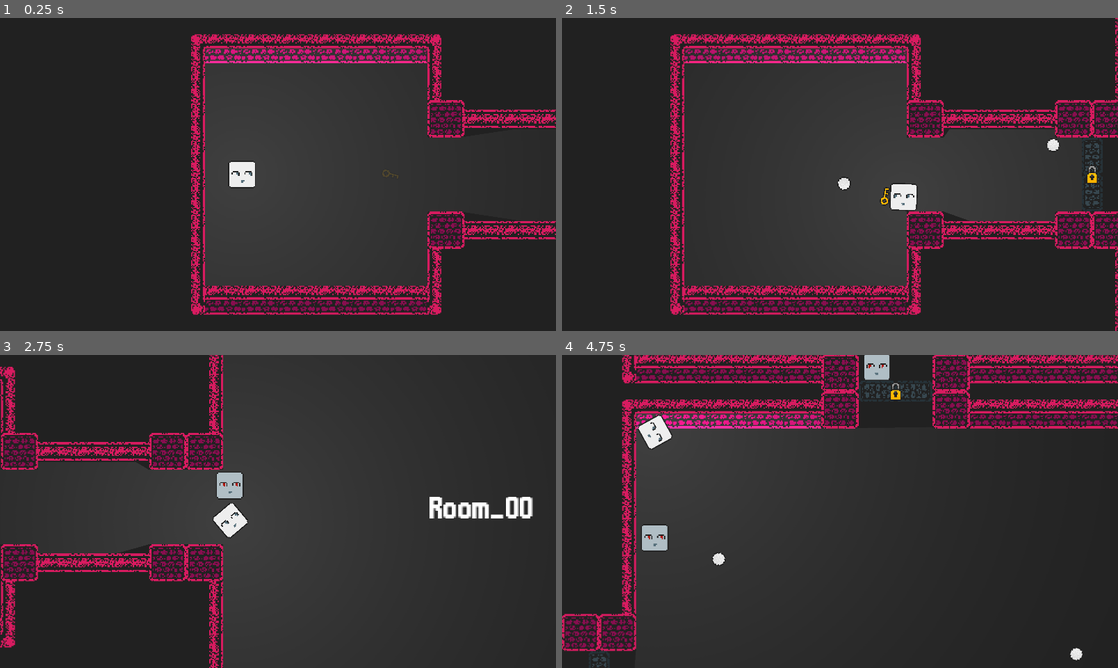
Above: before the commit, frames 1-4 (two rows, left to right).
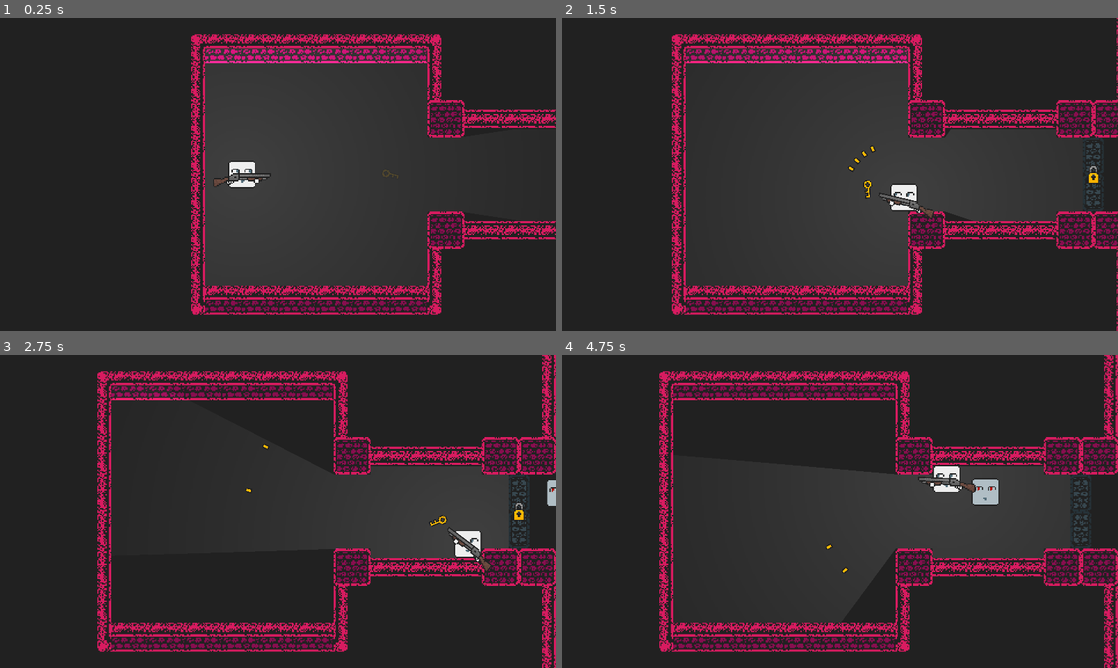
Above: after the commit, the same moments.

Repository: desyatkoff/shapekilla
Game: Godot game, scene res://world.tscn
The game is run twice, just before and just after one commit, with the same random seed, the same clock (stepped at 60 frames per second) and the same inputs.
Inputs (mouse positions are in pixels of both pictures, inside the frame that each line leads up to):
- Up to frame 1 (0.25 s): no input
- Up to frame 2 (1.5 s): move the mouse to (962, 158) at 0.52 s; hold D (right) 0.53-1.28 s; click (962, 158) at 0.6 s; move the mouse to (728, 190) at 1.27 s; hold S (down) from 1.28 s (still down); click (728, 190) at 1.35 s
- Up to frame 3 (2.75 s): move the mouse to (333, 442) at 2.02 s; release S (down) at 2.03 s; hold D (right) from 2.03 s (still down); click (333, 442) at 2.1 s
- Up to frame 4 (4.75 s): move the mouse to (812, 574) at 2.77 s; release D (right) at 2.78 s; hold W (up) 2.78-3.53 s; click (812, 574) at 2.85 s; move the mouse to (1006, 558) at 3.52 s; hold A (left) from 3.53 s (still down); click (1006, 558) at 3.6 s; move the mouse to (673, 464) at 4.27 s; click (673, 464) at 4.35 s

The runs differ from the first frame. In frame 1, 0.3% of the frame differs, in the area x 38-49%, y 48-54%; in frame 2, 8.9%; in frame 3, 19%; in frame 4, 25%, in the area x 0-100%, y 0-100%.

Commit message:
feat: shotgun + knockback

Diff:
--- a/character.gd
+++ b/character.gd
@@ -1,7 +1,7 @@
 extends CharacterBody2D
 class_name Character
 
-@onready var sprite = $Sprite2D
+@onready var body_sprite = $Body
 
 @export var max_speed = 80
 @export var acceleration = 40
--- a/character.tscn
+++ b/character.tscn
@@ -13,7 +13,7 @@
 wall_min_slide_angle = 0.0
 script = ExtResource("1_pjt0s")
 
-[node name="Sprite2D" type="Sprite2D" parent="." unique_id=2120351308]
+[node name="Body" type="Sprite2D" parent="." unique_id=2120351308]
 light_mask = 0
 
 [node name="CollisionShape2D" type="CollisionShape2D" parent="." unique_id=720041274]
--- a/enemy_character.gd
+++ b/enemy_character.gd
@@ -28,11 +28,11 @@
 	if fsm.state == fsm.states.chase:
 		var player_direction = (player.global_position - global_position).normalized()
 
-		if player_direction.x > 0 and sprite.flip_h:
-			sprite.flip_h = false
+		if player_direction.x > 0 and body_sprite.flip_h:
+			body_sprite.flip_h = false
 
-		if player_direction.x < 0 and not sprite.flip_h:
-			sprite.flip_h = true
+		if player_direction.x < 0 and not body_sprite.flip_h:
+			body_sprite.flip_h = true
 
 func _get_path_to_player() -> void:
 	nav_agent.target_position = player.position
--- a/key.gd
+++ b/key.gd
@@ -12,7 +12,9 @@
 func _process(delta: float) -> void:
 	rotate(delta)
 
+	if get_parent() is PlayerCharacter:
+		position = get_parent().get_node("Body").get_node("Shotgun").transform.x.normalized() * 32
+
 func _on_hitbox_body_entered(body: Node2D) -> void:
 	if body is PlayerCharacter:
 		call_deferred("reparent", body)
-		call_deferred("set_position", Vector2(16, 0))
--- a/melee_enemy.tscn
+++ b/melee_enemy.tscn
@@ -8,8 +8,8 @@
 [node name="MeleeEnemy" unique_id=757774300 instance=ExtResource("1_vn61j")]
 script = ExtResource("2_kj6g3")
 
-[node name="Sprite2D" parent="." index="0" unique_id=2120351308]
+[node name="Body" parent="." index="0" unique_id=2120351308]
 texture = ExtResource("2_legso")
 
-[node name="FiniteStateMachine" parent="." index="2" unique_id=1331044783]
+[node name="FiniteStateMachine" parent="." index="4" unique_id=1331044783]
 script = ExtResource("4_j2cp2")
--- a/player.gd
+++ b/player.gd
@@ -1,21 +1,19 @@
 extends Character
 class_name PlayerCharacter
 
+@onready var shotgun_sprite = $Body/Shotgun
 @onready var camera = $Camera2D
 @onready var attack_cd_timer = $AttackCooldownTimer
 
-@onready var projectile_scene = preload("res://projectile.tscn")
+@onready var shotgun_projectile_scene = preload("res://shotgun_projectile.tscn")
 
-func _process(_delta: float) -> void:
-	look_at(get_global_mouse_position())
+func _process(delta: float) -> void:
+	shotgun_sprite.rotation = lerp_angle(shotgun_sprite.rotation, global_position.angle_to_point(get_global_mouse_position()), 10.0 * delta)
 
 	var mouse_direction = (get_global_mouse_position() - global_position).normalized()
 
-	if mouse_direction.x > 0 and sprite.flip_v:
-		sprite.flip_v = false
-
-	if mouse_direction.x < 0 and not sprite.flip_v:
-		sprite.flip_v = true
+	body_sprite.flip_h = mouse_direction.x < 0
+	shotgun_sprite.flip_v = mouse_direction.x < 0
 
 	match current_room_slot_id:
 		0:
@@ -92,9 +90,18 @@
 	if Input.is_action_just_pressed("shoot") and attack_cd_timer.is_stopped():
 		attack_cd_timer.start()
 
-		var projectile = projectile_scene.instantiate()
-		projectile.global_position = global_position
-		projectile.global_rotation = global_rotation
-		projectile.who_shot = $"."
+		var shotgun_position = shotgun_sprite.position
+		var shotgun_direction = shotgun_sprite.transform.x.normalized()
 
-		get_tree().current_scene.add_child(projectile)
+		shotgun_sprite.position -= shotgun_direction * 8
+		velocity -= shotgun_direction * 64
+
+		create_tween().tween_property(shotgun_sprite, "position", shotgun_position, 0.2)
+
+		for i in range(-2, 2):
+			var shotgun_projectile = shotgun_projectile_scene.instantiate()
+			shotgun_projectile.global_position = shotgun_sprite.global_position
+			shotgun_projectile.global_rotation = shotgun_sprite.global_rotation + i * 0.2
+			shotgun_projectile.who_shot = $"."
+
+			get_tree().current_scene.get_node("Debris").add_child(shotgun_projectile)
--- a/player.tscn
+++ b/player.tscn
@@ -4,6 +4,7 @@
 [ext_resource type="PackedScene" uid="uid://dua7hhrku0eli" path="res://character.tscn" id="1_onrkg"]
 [ext_resource type="Script" uid="uid://cdreyve11bldu" path="res://player.gd" id="2_i3pqv"]
 [ext_resource type="Script" uid="uid://b0wcwomavy0sd" path="res://player_fsm.gd" id="4_hqtel"]
+[ext_resource type="Texture2D" uid="uid://gea8002m8yab" path="res://shotgun.png" id="5_sweqy"]
 
 [sub_resource type="Gradient" id="Gradient_hqtel"]
 colors = PackedColorArray(0.93333334, 0.93333334, 0.93333334, 1, 0.12941177, 0.12941177, 0.12941177, 0)
@@ -21,8 +22,13 @@
 collision_mask = 23
 script = ExtResource("2_i3pqv")
 
-[node name="Sprite2D" parent="." index="0" unique_id=2120351308]
+[node name="Body" parent="." index="0" unique_id=2120351308]
 texture = ExtResource("1_4flbx")
+
+[node name="Shotgun" type="Sprite2D" parent="Body" index="0" unique_id=540395407]
+light_mask = 0
+position = Vector2(0, 5)
+texture = ExtResource("5_sweqy")
 
 [node name="Camera2D" type="Camera2D" parent="." index="2" unique_id=682037787]
 zoom = Vector2(4, 4)
--- a/projectile.gd
+++ b/projectile.gd
@@ -1,6 +1,9 @@
 extends Sprite2D
 
 var who_shot: Character
+
+func _ready() -> void:
+	reparent(get_tree().current_scene.get_node("Debris"))
 
 func _process(delta: float) -> void:
 	move_local_x(320 * delta)
--- /dev/null
+++ b/shotgun_projectile.gd
@@ -0,0 +1,24 @@
+extends Sprite2D
+
+@onready var lifetime_timer = $Lifetime
+
+var who_shot: Character
+
+func _ready() -> void:
+	lifetime_timer.wait_time = clamp(randf() * 2, 0.25, 1)
+	lifetime_timer.start()
+
+	reparent(get_tree().current_scene.get_node("Debris"))
+
+func _process(delta: float) -> void:
+	move_local_x(320 * delta)
+
+func _on_hitbox_body_entered(body: Node2D) -> void:
+	if body != who_shot:
+		if body is Character:
+			body.die()
+
+		queue_free()
+
+func _on_lifetime_timeout() -> void:
+	queue_free()
--- /dev/null
+++ b/shotgun_projectile.tscn
@@ -0,0 +1,26 @@
+[gd_scene format=3 uid="uid://bkvjj3xowhwyy"]
+
+[ext_resource type="Texture2D" uid="uid://c45wfdiljfrmu" path="res://shotgun_projectile.png" id="1_54cou"]
+[ext_resource type="Script" uid="uid://k81ngf7h0ec0" path="res://shotgun_projectile.gd" id="2_54cou"]
+
+[sub_resource type="RectangleShape2D" id="RectangleShape2D_54cou"]
+size = Vector2(6, 4)
+
+[node name="ShotgunProjectile" type="Sprite2D" unique_id=1789406845]
+light_mask = 0
+texture = ExtResource("1_54cou")
+script = ExtResource("2_54cou")
+
+[node name="Hitbox" type="Area2D" parent="." unique_id=1789854053]
+collision_layer = 8
+collision_mask = 7
+
+[node name="CollisionShape2D" type="CollisionShape2D" parent="Hitbox" unique_id=864096442]
+shape = SubResource("RectangleShape2D_54cou")
+
+[node name="Lifetime" type="Timer" parent="." unique_id=938931211]
+one_shot = true
+autostart = true
+
+[connection signal="body_entered" from="Hitbox" to="." method="_on_hitbox_body_entered"]
+[connection signal="timeout" from="Lifetime" to="." method="_on_lifetime_timeout"]
--- a/world.tscn
+++ b/world.tscn
@@ -20,6 +20,8 @@
 
 [node name="Map" parent="." unique_id=1249936917 instance=ExtResource("1_f3sb7")]
 
+[node name="Debris" type="Node2D" parent="." unique_id=1849396936]
+
 [node name="Player" parent="." unique_id=757774300 instance=ExtResource("2_fj7yv")]
 position = Vector2(-64, 0)
 
Binary file changed: enemy.aseprite
Binary file changed: enemy.png
Binary file changed: player.aseprite
Binary file changed: player.png
Binary file added: shotgun.aseprite
Binary file added: shotgun.png
Not shown, added: shotgun.png.import
Binary file added: shotgun_projectile.aseprite
Not shown, added: shotgun_projectile.gd.uid
Binary file added: shotgun_projectile.png
Not shown, added: shotgun_projectile.png.import
